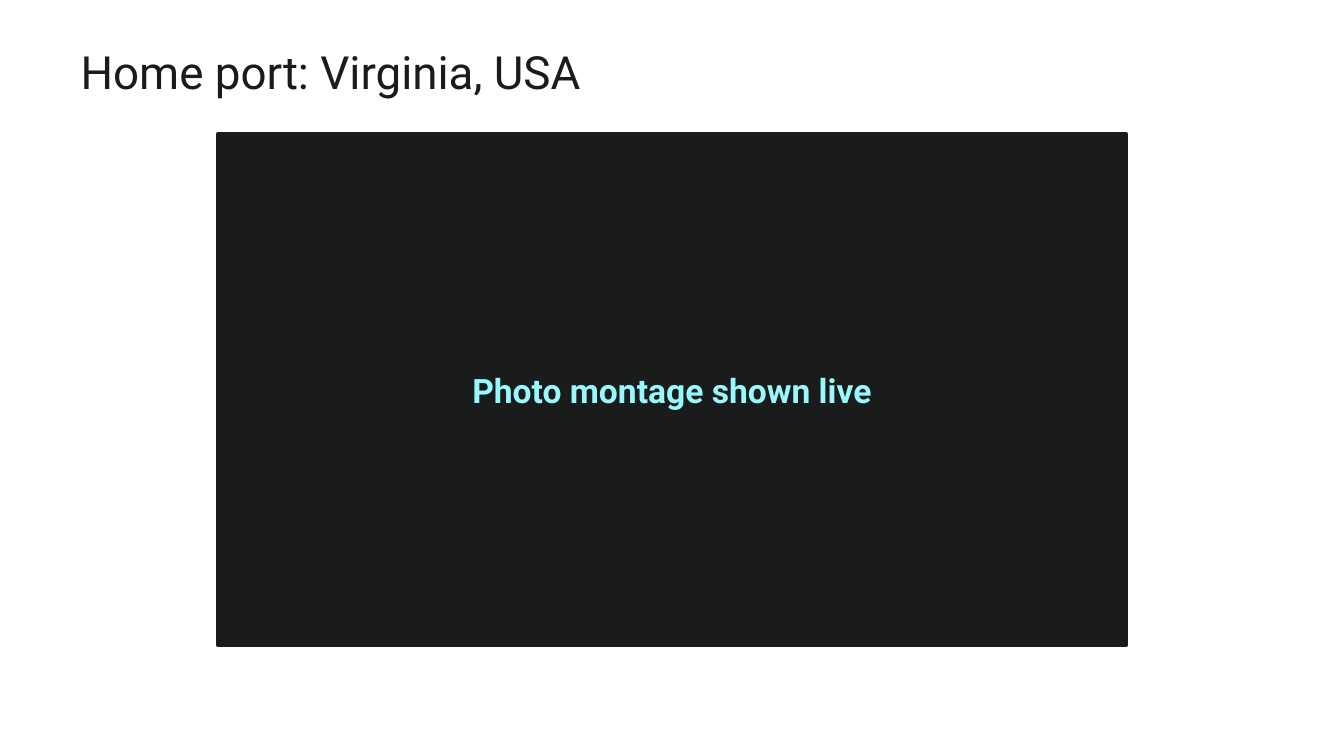
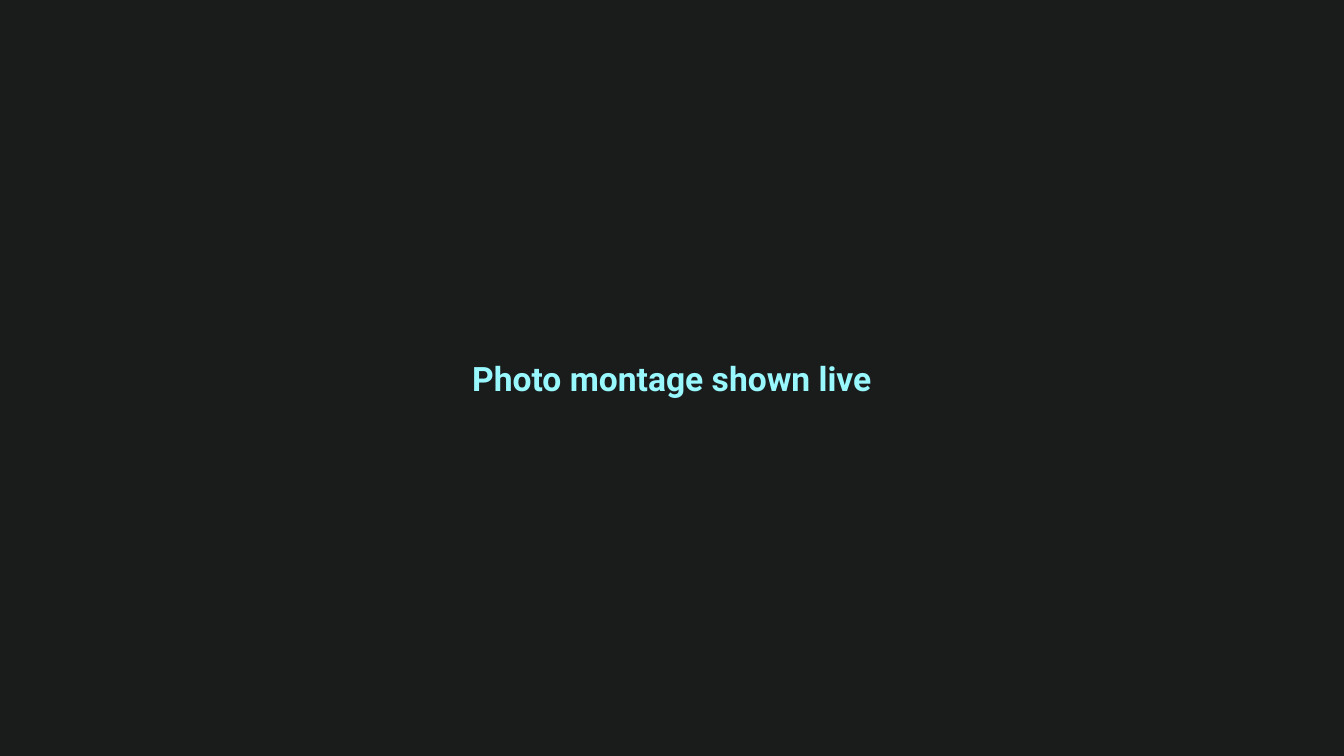
Before and after one commit to thisismydemo/nic2026_azl, a slide deck: slide 3 of presentation/Azure_Local_Discovery_to_Day2_NIC2026.pptx. Drawn at 1344x756 pixels with LibreOffice and Linux fonts; fonts in the diff are those of the drawing; background and template pictures are left out. Boxes give left, top, right and bottom in pixels: in the first picture for what was removed or moved away, otherwise in the second. Text is boxed around its words. In the diff, an @@ line names an element or a change of style, - is before the commit and + after.

```diff
--- a/presentation/Azure_Local_Discovery_to_Day2_NIC2026.pptx
+++ b/presentation/Azure_Local_Discovery_to_Day2_NIC2026.pptx
@@ rectangle "Photo montage shown live": place and size @@
-rectangle "Photo montage shown live" at <box>218,134,1126,645</box>
+rectangle "Photo montage shown live" at <box>0,0,1344,755</box>
@@ title removed at <box>81,56,581,99</box> @@
-Home port: Virginia, USA
```
Also in this commit, not shown: 38 other slides changed, 3 slides added, 4 other files.
